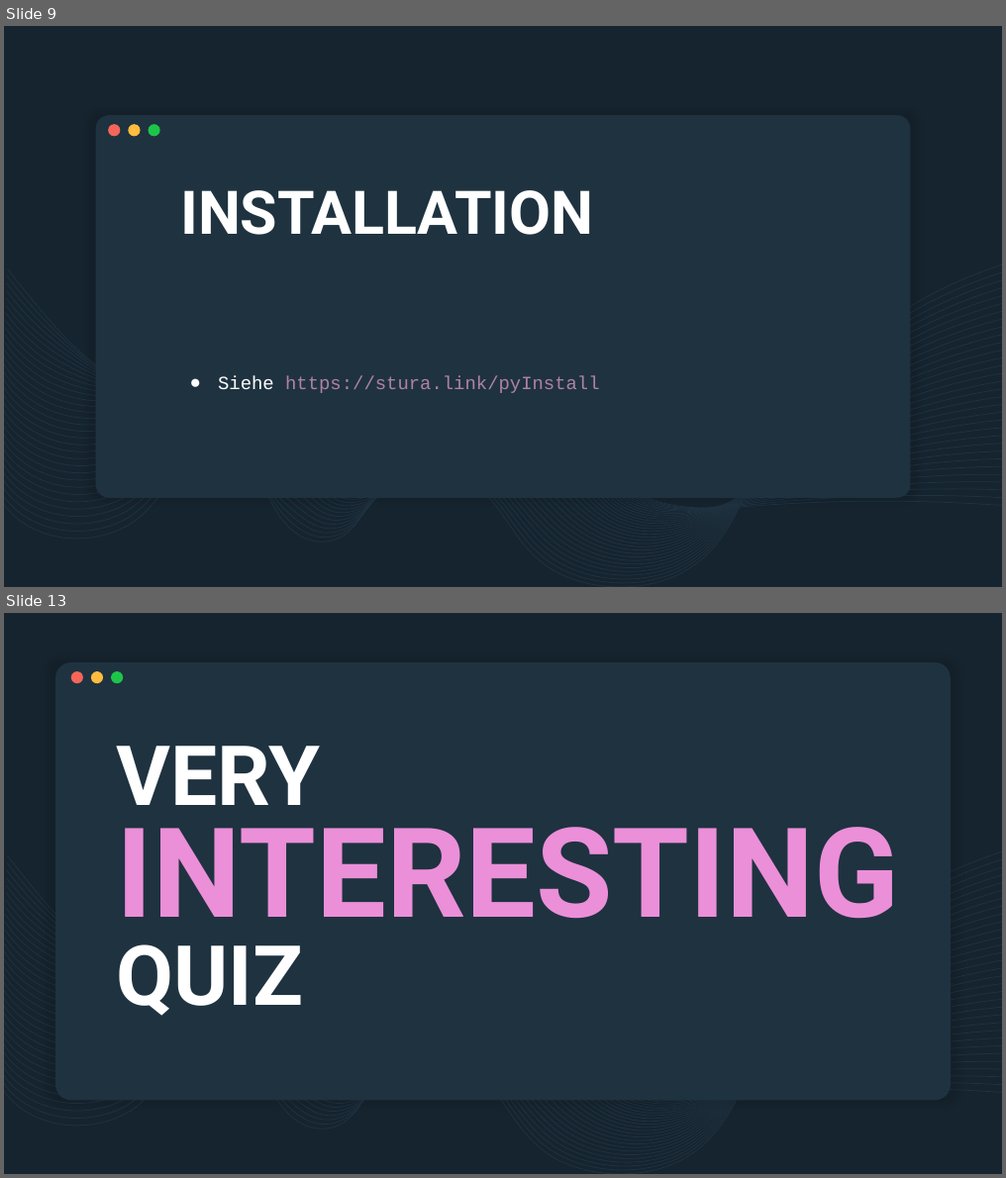
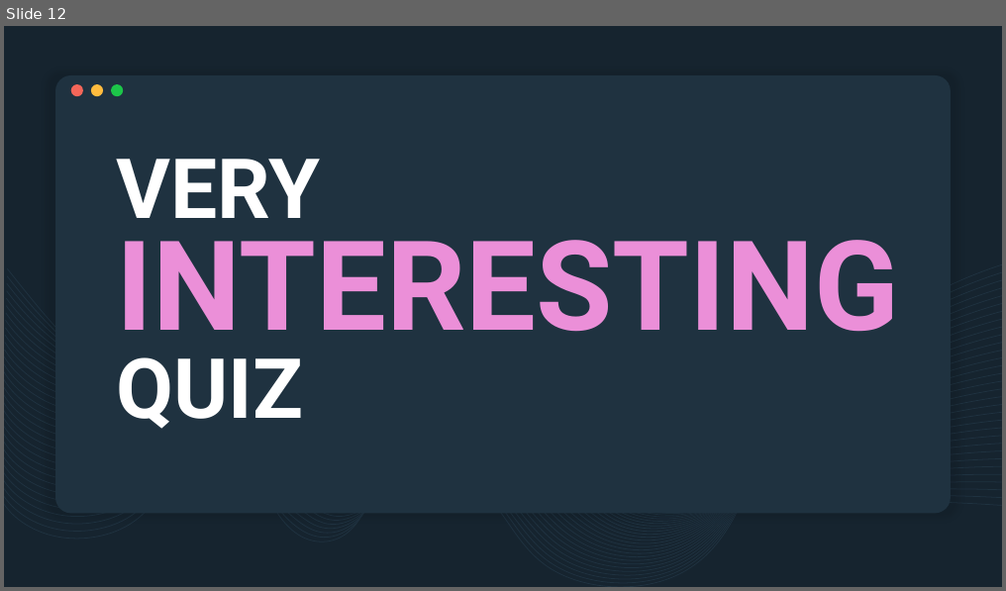
Before and after one commit to derech1e/python-beginner-course, a slide deck: 002/lesson_2.pptx. Shown one above the other, each under a label of ours: slides 9 and 13 before the commit, slide 12 after it; the slides between them are not shown. The pictures are 1006x1178 and 1006x591 pixels, drawn with LibreOffice and Linux fonts; fonts in the diff are those of the drawing. Boxes give left, top, right and bottom in pixels: in the first picture for what was removed or moved away, otherwise in the second. Text is boxed around its words. In the diff, an @@ line names an element or a change of style, - is before the commit and + after.

```diff
--- a/002/lesson_2.pptx
+++ b/002/lesson_2.pptx
@@ slide 9 removed at box(4, 26, 1002, 587), background #16242F; not listed: 32 template elements that a slide beside it also shows @@
@@ rounded rectangle removed at box(95, 115, 911, 498) @@
@@ ellipse removed at box(108, 124, 120, 136) @@
@@ ellipse removed at box(129, 124, 141, 136) @@
@@ ellipse removed at box(148, 124, 159, 136) @@
@@ title removed at box(180, 190, 593, 235) @@
-INSTALLATION
@@ text removed at box(218, 376, 600, 393) @@
-● Siehe https://stura.link/pyInstall
@@ what was slide 13 is now slide 12 @@
```
Also in this commit, not shown: 3 slides changed, 9 slides added, 9 other slides removed, 2 other files.
